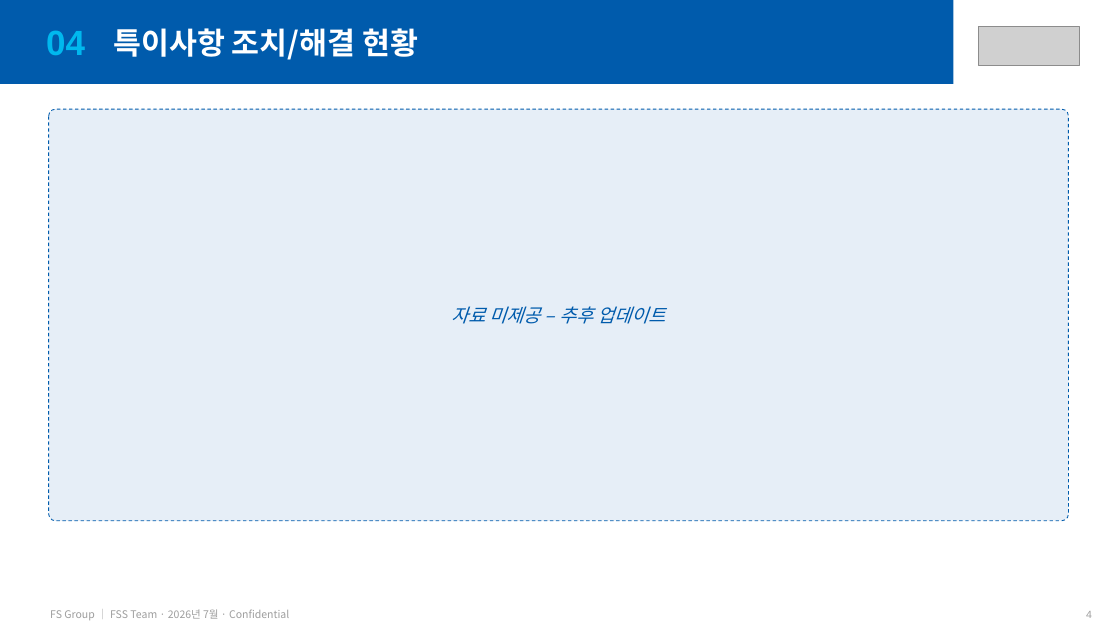
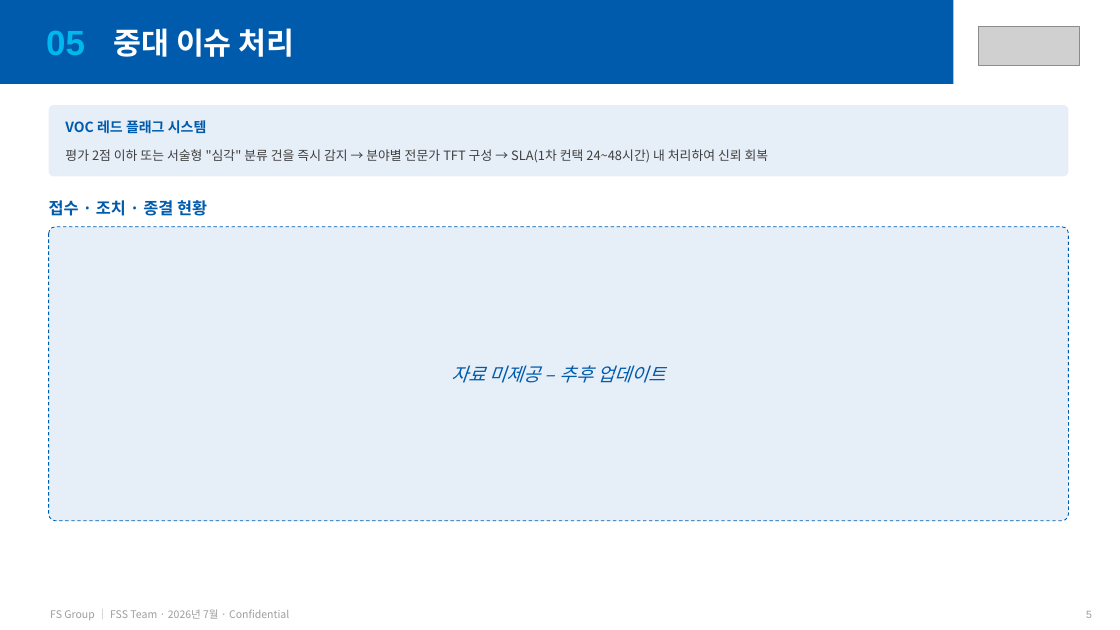
Before and after one commit to balhm12/Sysmex-schedule, a slide deck: slide 5 of reports/FSG_월간서비스보고_202607/FSG_월간서비스보고_202607.pptx (slide 4 before the commit). Drawn at 1120x630 pixels with LibreOffice and Linux fonts; fonts in the diff are those of the drawing; grey boxes stand for pictures. Boxes give left, top, right and bottom in pixels: in the first picture for what was removed or moved away, otherwise in the second. Text is boxed around its words. In the diff, an @@ line names an element or a change of style, - is before the commit and + after.

```diff
--- a/reports/FSG_월간서비스보고_202607/FSG_월간서비스보고_202607.pptx
+++ b/reports/FSG_월간서비스보고_202607/FSG_월간서비스보고_202607.pptx
@@ text at bbox=[113, 28, 295, 57]: text changed @@
-특이사항 조치/해결 현황
+중대 이슈 처리
@@ text at bbox=[46, 31, 85, 55]: text changed @@
-04
+05
@@ rounded rectangle added at bbox=[49, 105, 1069, 176], fill #E6EEF7 @@
@@ text added at bbox=[65, 120, 207, 134], 12 pt, text #005BAC, bold @@
+VOC 레드 플래그 시스템
@@ text added at bbox=[65, 149, 769, 163], 11 pt, text #3F3F3F @@
+평가 2점 이하 또는 서술형 "심각" 분류 건을 즉시 감지 → 분야별 전문가 TFT 구성 → SLA(1차 컨택 24~48시간) 내 처리하여 신뢰 회복
@@ text added at bbox=[49, 200, 207, 216], 14 pt, text #005BAC, bold @@
+접수 · 조치 · 종결 현황
@@ text "자료 미제공 – 추후 업데이트": place and size @@
-text "자료 미제공 – 추후 업데이트" at bbox=[451, 306, 666, 324]
+text "자료 미제공 – 추후 업데이트" at bbox=[451, 365, 666, 383]
@@ rounded rectangle: place and size @@
-rounded rectangle at bbox=[49, 109, 1069, 521]
+rounded rectangle at bbox=[49, 227, 1069, 521]
@@ rounded rectangle at bbox=[49, 227, 1069, 521]: proportions changed @@
@@ text at bbox=[1086, 611, 1092, 618]: text changed @@
-4
+5
```
Also in this commit, not shown: 6 other slides changed, 1 slide added, 1 slide removed, 1 other file.
